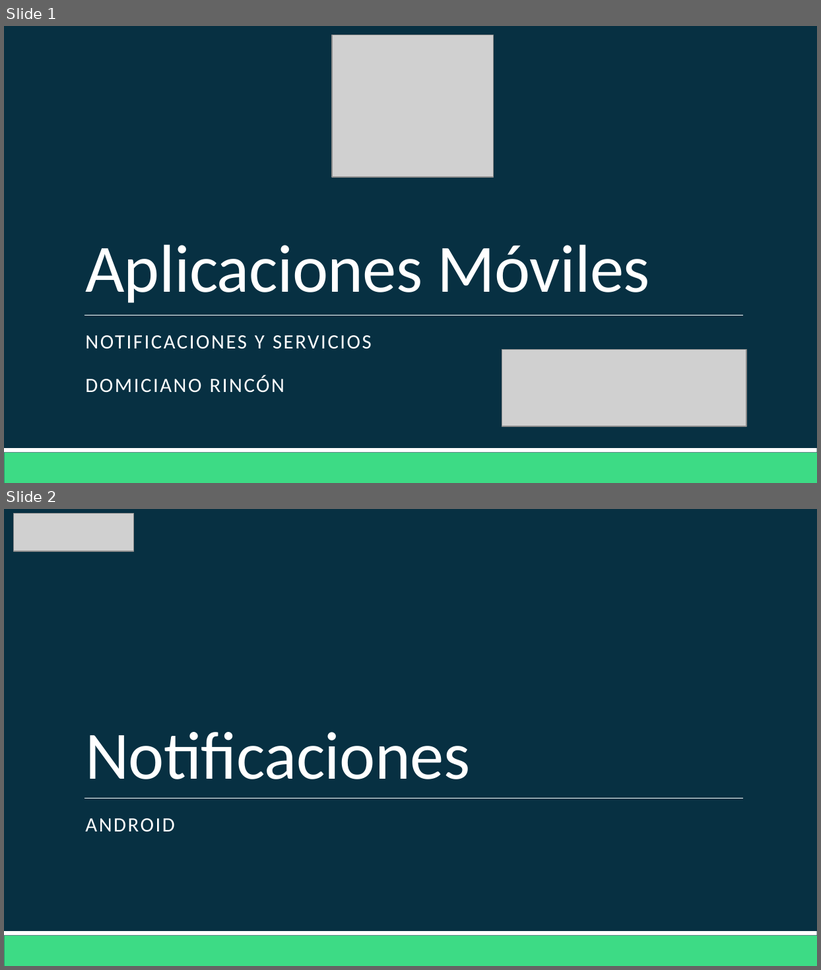
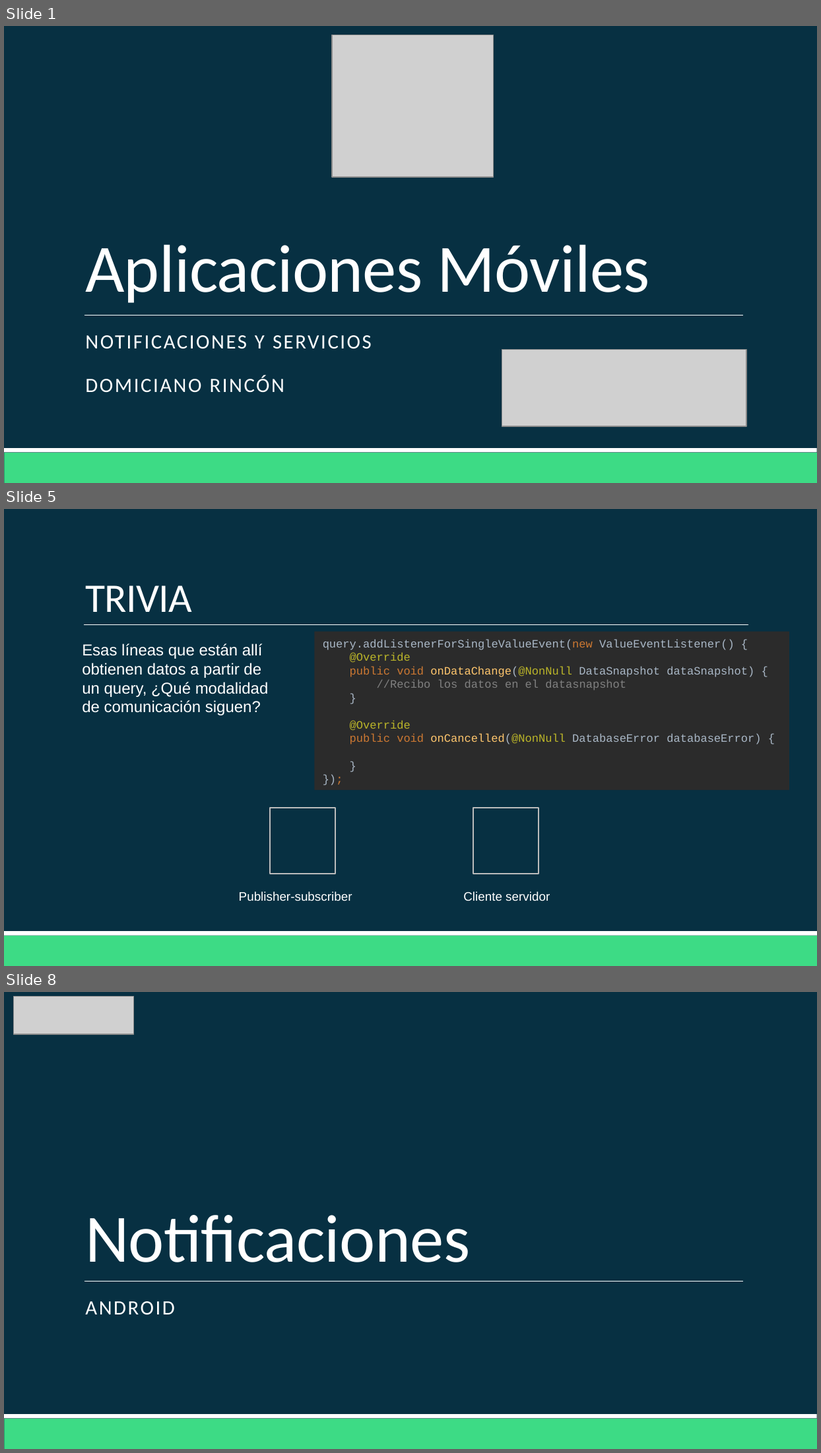
Before and after one commit to Domiciano/AppMoviles201, a slide deck: Clase 12/Clase 12.pptx. Shown one above the other, each under a label of ours: slides 1 and 2 before the commit, slides 1, 5 and 8 after it; the slides between them are not shown. The pictures are 821x970 and 821x1453 pixels, drawn with LibreOffice and Linux fonts; fonts in the diff are those of the drawing; grey boxes stand for pictures. Boxes give left, top, right and bottom in pixels: in the first picture for what was removed or moved away, otherwise in the second. Text is boxed around its words. In the diff, an @@ line names an element or a change of style, - is before the commit and + after.

```diff
--- a/Clase 12/Clase 12.pptx
+++ b/Clase 12/Clase 12.pptx
@@ slide 5 added at bbox=[4, 509, 817, 966], background #073042; not listed: 2 template elements that a slide beside it also shows @@
@@ title added at bbox=[85, 586, 192, 612], 36 pt, text #FFFFFF @@
+TRIVIA
@@ line added from (84, 625) to (748, 625), #FFFFFF 0.5 pt @@
@@ text added at bbox=[82, 644, 269, 716], 14 pt, text #FFFFFF @@
+Esas líneas que están allí obtienen datos a partir de un query, ¿Qué modalidad de comunicación siguen?
@@ rectangle added at bbox=[315, 632, 789, 790], fill #2B2B2B, 10 pt, text #A9B7C6 @@
+query.addListenerForSingleValueEvent(new ValueEventListener() {
+@Override
+public void onDataChange(@NonNull DataSnapshot dataSnapshot) {
+//Recibo los datos en el datasnapshot
+}
+@Override
+public void onCancelled(@NonNull DatabaseError databaseError) {
+}
+});
@@ rectangle added at bbox=[270, 808, 336, 874], outline #BDBDBD 1.25 pt @@
@@ rectangle added at bbox=[473, 808, 539, 874], outline #BDBDBD 1.25 pt @@
@@ text added at bbox=[239, 892, 352, 901], 11 pt, text #FFFFFF @@
+Publisher-subscriber
@@ text added at bbox=[463, 892, 550, 901], 11 pt, text #FFFFFF @@
+Cliente servidor
@@ what was slide 2 is now slide 8 @@
```
Also in this commit, not shown: 12 other slides added, 2 other files.
